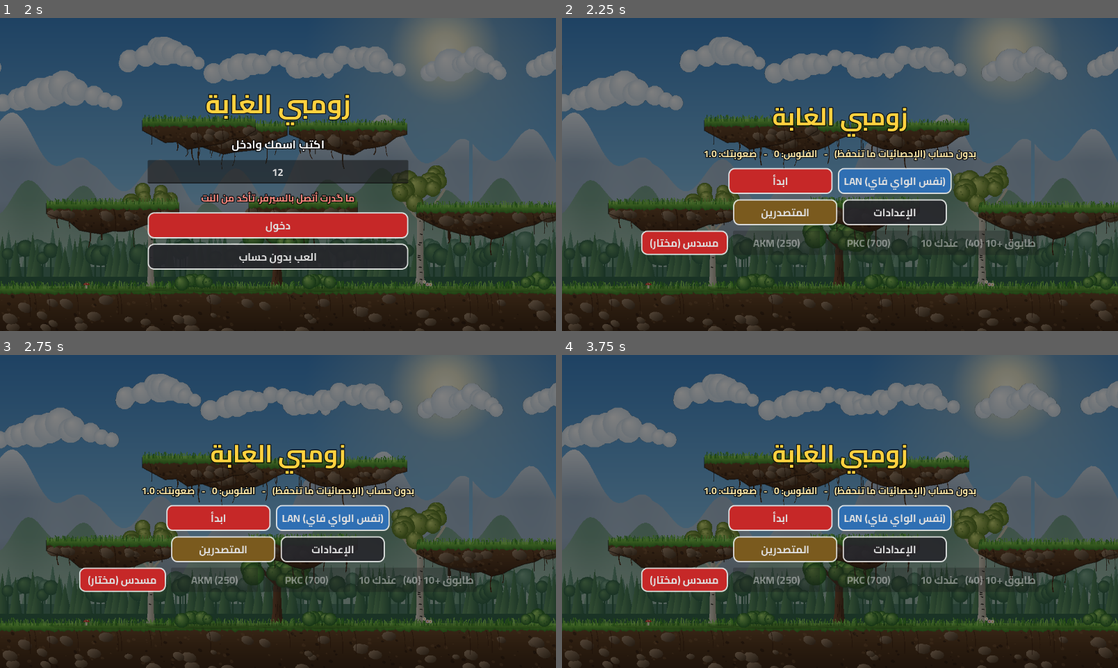
Above: before the commit, frames 1-4 (two rows, left to right).
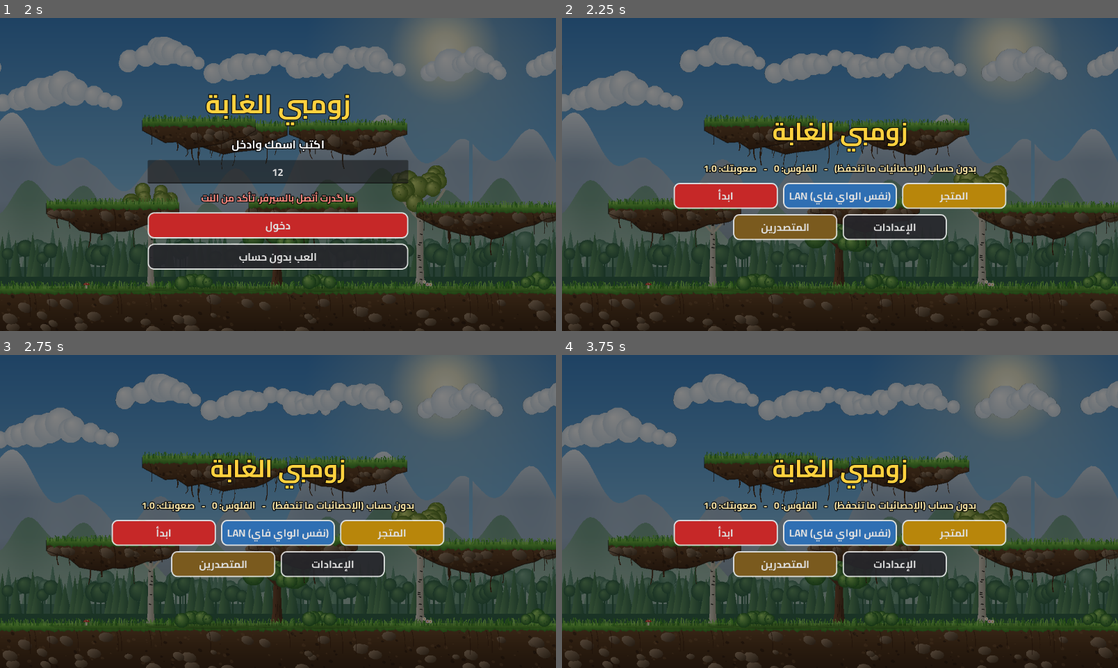
Above: after the commit, the same moments.

Repository: aljizani1/zombie-forest
Game: Godot game, scene res://main.tscn
Two runs of this game, one before a commit and one after it. Both use one fixed random seed, a clock stepped at 60 frames per second and the inputs below.
Inputs (mouse positions are in pixels of both pictures, inside the frame that each line leads up to):
- Up to frame 1 (2 s): click (278, 171) at 0.52 s; type "12" at 0.6 s; click "دخول" at 1.25 s
- Up to frame 2 (2.25 s): click "العب بدون حساب" at 2 s
- Up to frame 3 (2.75 s): no input
- Up to frame 4 (3.75 s): click (956, 533) at 2.75 s, where only the run after the commit has a clickable "المتجر"; click (840, 602) at 3.5 s, where only the run after the commit has a clickable "رجوع"

Frame 1 is identical in both runs. In frame 2, 14% of the frame differs, in the area x 14-86%, y 28-76%; in frame 3, 14%; in frame 4, 14%.

Commit message:
Separate shop screen; stop stale browser cache
- Weapons, bricks and gifting move to their own Shop screen
- Web: drop the PWA service worker (it kept serving old builds), ship a
  self-clearing worker for devices that already have it, and load the game
  pack with a per-build version so updates show up right away

Co-Authored-By: Claude Opus 5.5 <noreply@anthropic.com>

Diff:
--- a/scripts/main.gd
+++ b/scripts/main.gd
@@ -398,18 +398,26 @@
 	var r1 := _row(box)
 	_button("ابدأ", _start, r1, true)
 	_button("LAN (نفس الواي فاي)", _show_lan, r1, false, Color("#2f6fb3"))
+	_button("المتجر", _show_shop, r1, false, Color("#b8860b"))
 	var r2 := _row(box)
 	_button("المتصدرين", _show_leaderboard, r2, false, Color("#7a5a1e"))
 	if online:
 		_button("ملفي", func(): _show_profile(player_name), r2, false, Color("#3d6b35"))
-	if online:
-		_button("تبرع لصديق", _show_gift, r2, false, Color("#1f7a5c"))
 	_button("الإعدادات", _show_settings, r2)
 	if is_admin:
 		_button("لوحة الأدمن", _show_admin, r2, false, Color("#5b2a86"))
 
-	# المتجر
-	var shop := _row(box)
+
+
+# ════════ المتجر (الأسلحة، الطابوق، التبرع) ════════
+func _show_shop() -> void:
+	_screen = "shop"
+	_stop_game()
+	var box := _panel_box()
+	_label("المتجر", 48, box, Color("#ffd23f"))
+	_label("فلوسك: %d" % coins, 26, box, Color("#ffe9a8"))
+	_label("الأسلحة:", 24, box)
+	var guns := _row(box)
 	for w in Config.GUN_ORDER:
 		var cfg: Dictionary = Config.WEAPONS[w]
 		var text: String
@@ -419,16 +427,21 @@
 			text = "%s (مختار)" % cfg.name
 		else:
 			text = cfg.name
-		var b := _button(text, func(): _shop(w), shop, weapon == w)
-		b.custom_minimum_size = Vector2(200, 56)
+		var b := _button(text, func(): _shop(w), guns, weapon == w)
+		b.custom_minimum_size = Vector2(210, 56)
 		b.disabled = not owned.has(w) and coins < cfg.price
-	var bb := _button("طابوق +10 (%d)   عندك %d" % [BRICK_PRICE, bricks], func():
+	_label("للبناء:", 24, box)
+	var bb := _button("طابوق +10 (%d فلوس)   -   عندك %d" % [BRICK_PRICE, bricks], func():
 		if await _spend(BRICK_PRICE):
 			bricks += 10
 			_save()
-			_show_menu(), shop, false, Color("#8a4a24"))
-	bb.custom_minimum_size = Vector2(280, 56)
+			_show_shop(), box, false, Color("#8a4a24"))
+	bb.custom_minimum_size = Vector2(420, 56)
 	bb.disabled = coins < BRICK_PRICE
+	if online:
+		var g := _button("تبرع لصديق", _show_gift, box, false, Color("#1f7a5c"))
+		g.custom_minimum_size = Vector2(420, 56)
+	_button("رجوع", _show_menu, box)
 
 
 func _shop(w: String) -> void:
@@ -439,7 +452,7 @@
 		owned.append(w)
 	weapon = w
 	_save()
-	_show_menu()
+	_show_shop()
 
 
 # نصرف من الفلوس (بالحساب إذا داخل، لو لا من الجهاز)
@@ -1024,7 +1037,7 @@
 	search.text_submitted.connect(func(t: String): _show_gift("", t.strip_edges()))
 	var list := _scroll(box, 300, 760)
 	_label("...", 22, list)
-	_button("رجوع", _show_menu, box)
+	_button("رجوع", _show_shop, box)
 	var rows = await supa.call_fn("list_players", {p_query = query})
 	if _screen != "gift" or not is_instance_valid(list):
 		return
Not shown, changed: export_presets.cfg
Not shown, changed: .github/workflows/android.yml
